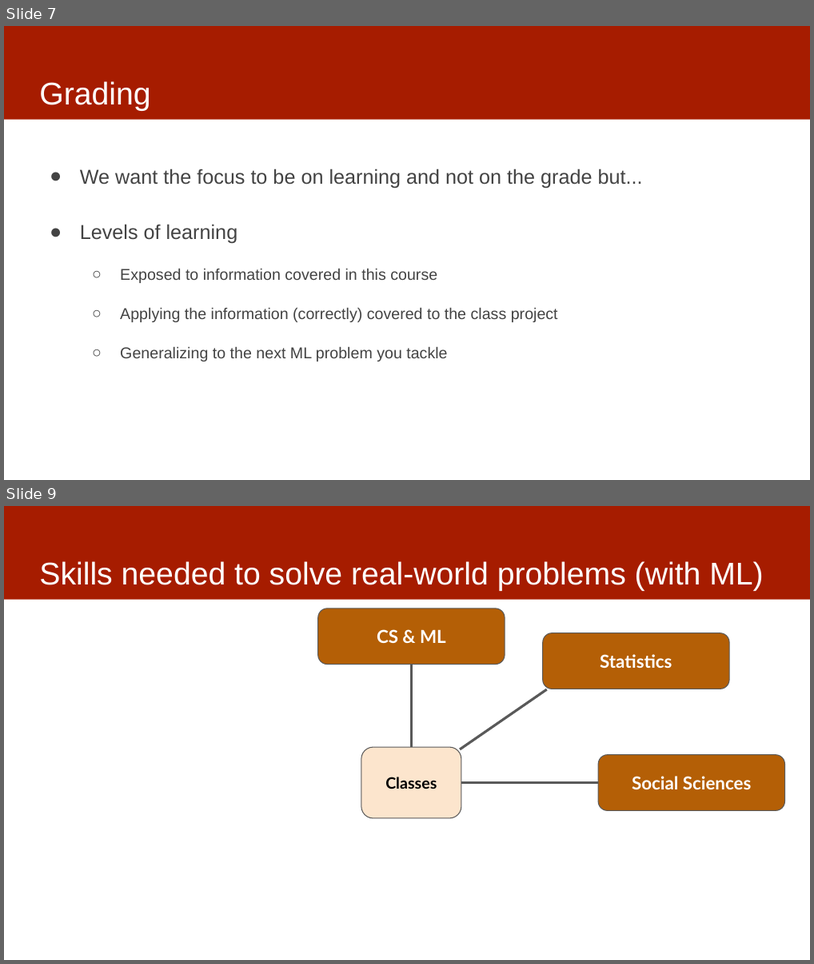
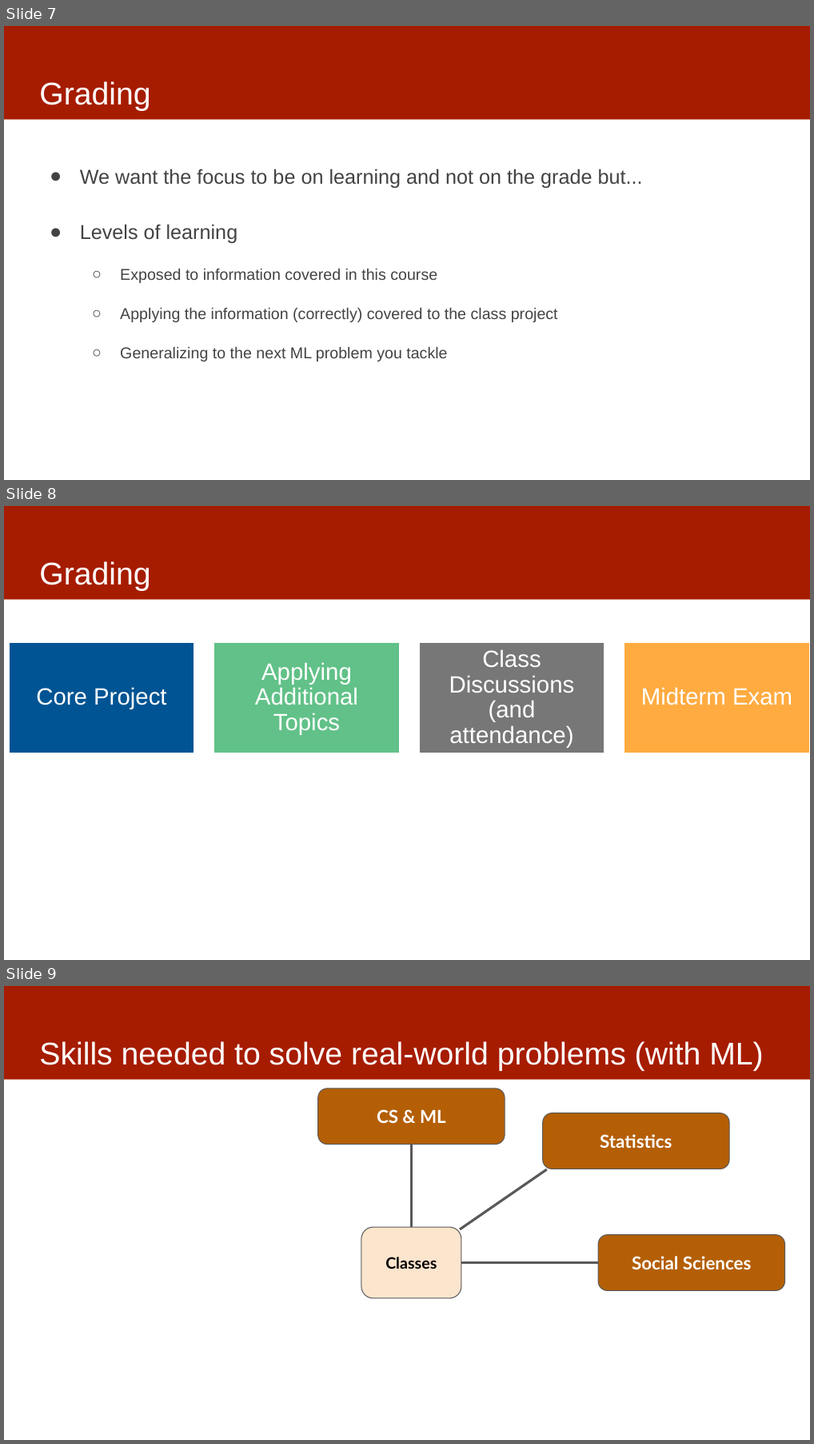
Before and after one commit to dssg/MLinPractice, a slide deck: Lectures/Lecture1-ClassOverview.pptx. Shown one above the other, each under a label of ours: slides 7 and 9 before the commit, slides 7, 8 and 9 after it; the slides between them are not shown. The pictures are 814x964 and 814x1444 pixels, drawn with LibreOffice and Linux fonts; fonts in the diff are those of the drawing. Boxes give left, top, right and bottom in pixels: in the first picture for what was removed or moved away, otherwise in the second. Text is boxed around its words. In the diff, an @@ line names an element or a change of style, - is before the commit and + after.

```diff
--- a/Lectures/Lecture1-ClassOverview.pptx
+++ b/Lectures/Lecture1-ClassOverview.pptx
@@ slide 8 added at (4,506,810,960), background #FFFFFF; not listed: 1 template element that a slide beside it also shows @@
@@ title added at (39,561,150,591), 28 pt, text #FFFFFF @@
+Grading
@@ group added at (8,641,810,753): 4 rectangles, 4 texts @@
+Core Project
+Applying Additional Topics
+Class Discussions (and attendance)
+Midterm Exam
```
Also in this commit, not shown: 5 slides changed, 1 slide removed.
